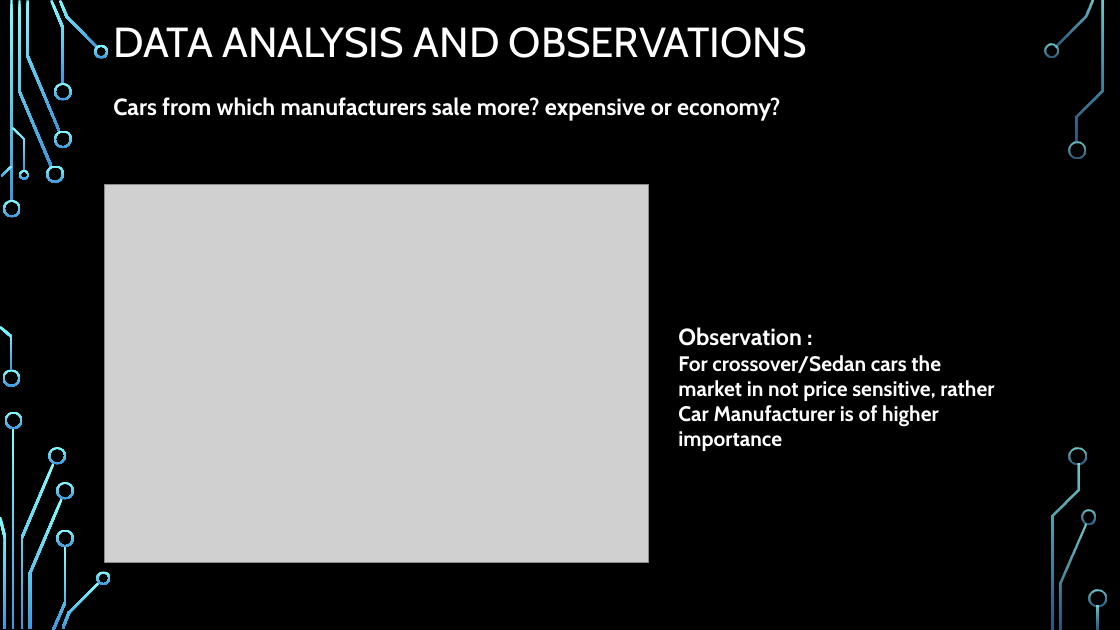
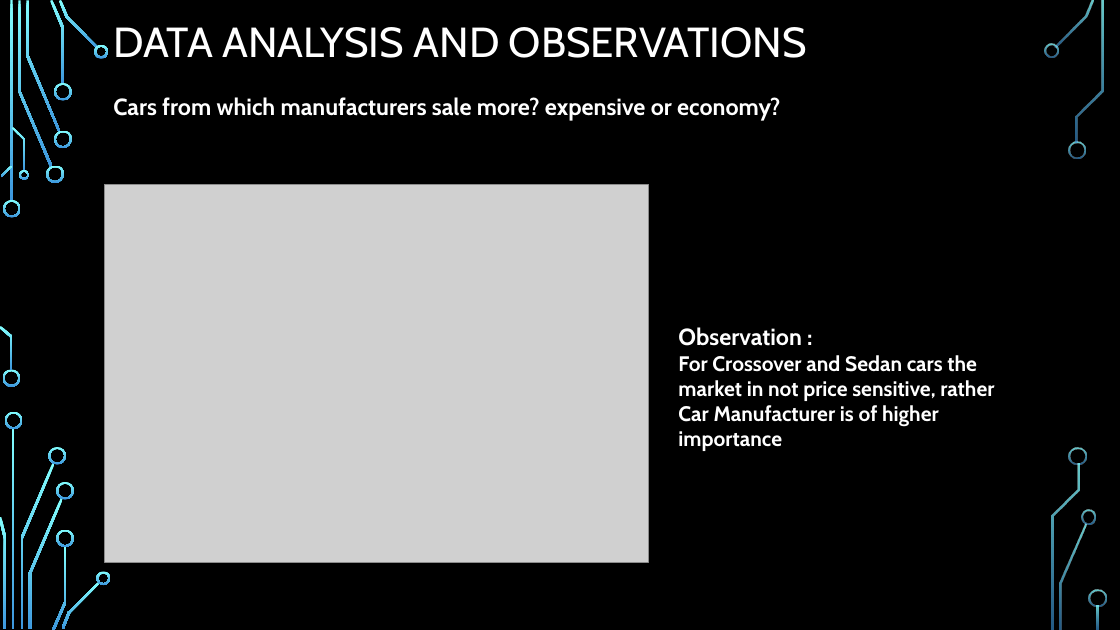
Before and after one commit to dhp6106/insaid-projects, a slide deck: slide 21 of term1/projects/CarSales/Term1-EDAProject-CarSales-DhavalParikh.pptx (slide 14 before the commit). Drawn at 1120x630 pixels with LibreOffice and Linux fonts; fonts in the diff are those of the drawing; grey boxes stand for pictures; background and template pictures are left out. Boxes give left, top, right and bottom in pixels: in the first picture for what was removed or moved away, otherwise in the second. Text is boxed around its words. In the diff, an @@ line names an element or a change of style, - is before the commit and + after.

```diff
--- a/term1/projects/CarSales/Term1-EDAProject-CarSales-DhavalParikh.pptx
+++ b/term1/projects/CarSales/Term1-EDAProject-CarSales-DhavalParikh.pptx
@@ text at (678, 355, 994, 451): text changed @@
-For crossover/Sedan cars the market in not price sensitive, rather Car Manufacturer is of higher importance
+For Crossover and Sedan cars the market in not price sensitive, rather Car Manufacturer is of higher importance
```
Also in this commit, not shown: 5 other slides changed, 10 slides added, 8 slides removed, 8 other files.
